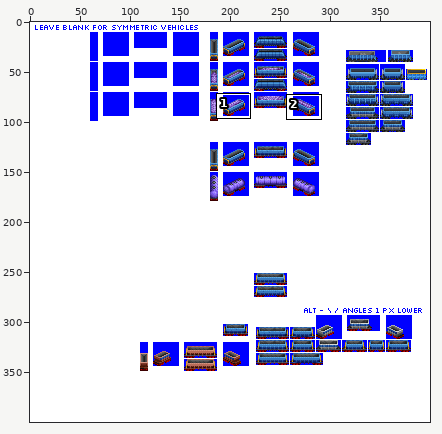
Sprite sheet, stored at src/graphics/pony/rock_hopper_car_pony_gen_4C.png. The picture above shows the old version from afar; the outline marks the close-up.
Close-up. First the earlier version:
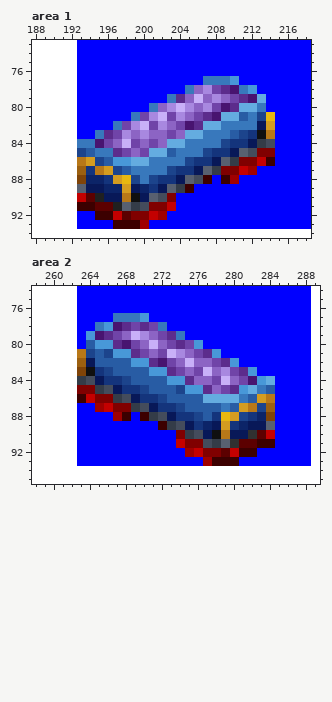
The file is 400x400 pixels. Shown: area 1: x 188..218, y 73..94; area 2: x 258..289, y 74..95. The commit also changed other parts of the picture, which this record leaves out.
Now the later version:
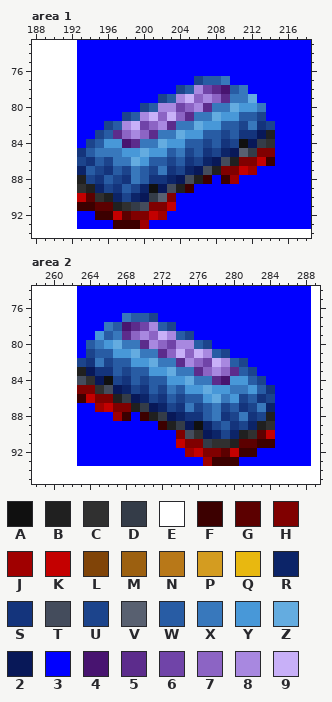
Palette (. is transparent): A #101010  B #202020  C #303030  D #343c48  E #ffffff  F #3c0000  G #5c0000  H #800000  J #a00000  K #c40000  L #804408  M #9c6010  N #b87818  P #d49c20  Q #e8b810  R #0c2468  S #14347c  T #444c5c  U #1c448c  V #586070  W #285ca4  X #3878bc  Y #4898d8  Z #64ace0  2 #081858  3 #0000ff  4 #481470  5 #5c2c8c  6 #7044a8  7 #8c64c4  8 #a888e0  9 #c8b0f8
The edit:
Changed rows in their new state; - is an unchanged pixel.
Area 1:
first column x 193:
77 -------------UWW-3----
78 -----------UW8654W-3--
79 ---------UW897875XXZ3-
80 -------UW8-6785XXZYY--
81 -----UW897975XXZYY-W-3
82 ---UW8967-5XXZYYWWU-SU
83 --UW57875XXZYYWWU-S-2B
84 3UWYY45XXZYYWWUWSUA--C
85 S---XYYZYY--UWSUR--D--
86 USWUXX-YWWUWSUR-TB----
87 RWUSWU-WU-SUR-TB------
88 BUSWUSXWS-R-TB--------
89 CBRUSWU-A-TB----------
90 --CBRUR-DV------------
91 -----C----------------
Area 2:
first column x 263:
77 ----3-WWU-------------
78 --3XW4568WU-----------
79 -3YWX57--98WU---------
80 --X-ZXX58--88WU-------
81 3--W--ZXX579-98WU-----
82 USXU----ZXX58-698WU---
83 B2-S-U----ZXX57875WU--
84 TC-AUS-U----ZXX54YYWU3
85 --C--RUS-UXW--ZYYXXYWS
86 ----BD-RUS-U--Y-XYU-SU
87 ------BD-RUSXU-XU-SUXR
88 --------BD-R-S-XSUX-UB
89 ----------BD-A-UW-URBC
90 ------------TC-RURB---
91 --------------DCCB----
Changed places in both close-ups, as pixel boxes (x1, y1, x2, y2):
changed: (77, 76, 275, 211)
changed: (77, 313, 275, 448)
